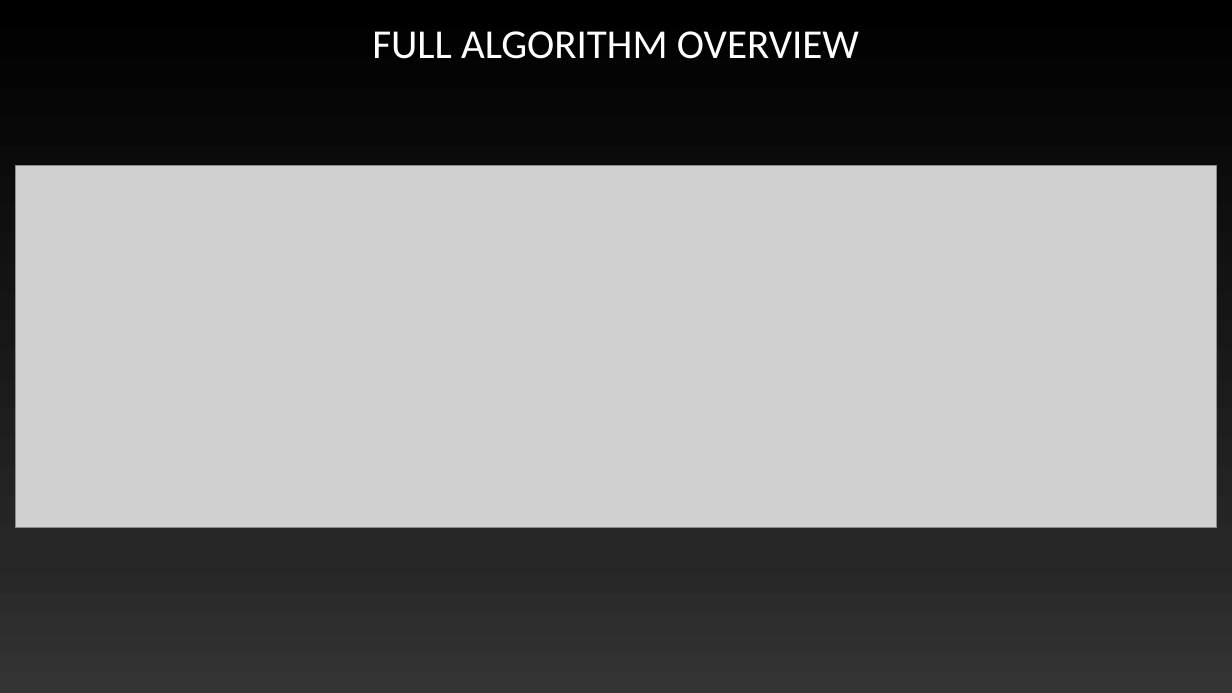
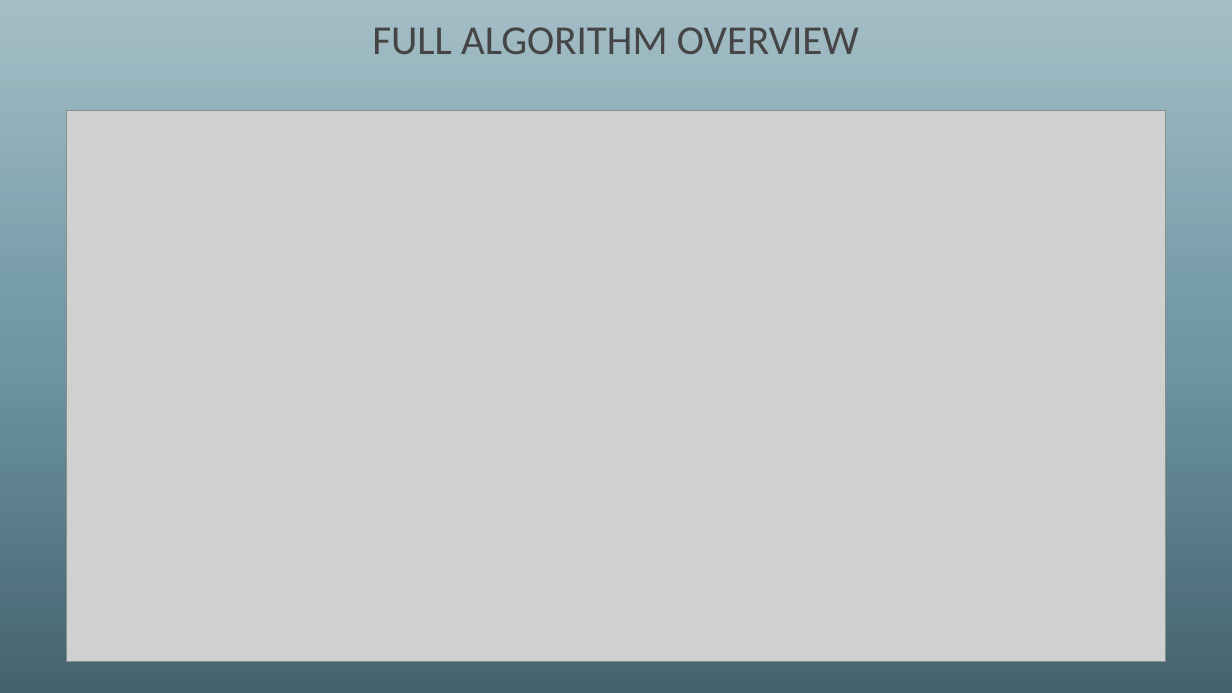
Before and after one commit to Maximus32/Reconfig-Canny, a slide deck: slide 4 of Deliverables/Canny edge detection – fpga speedup.pptx. Drawn at 1232x693 pixels with LibreOffice and Linux fonts; fonts in the diff are those of the drawing; grey boxes stand for pictures. Boxes give left, top, right and bottom in pixels: in the first picture for what was removed or moved away, otherwise in the second. Text is boxed around its words. In the diff, an @@ line names an element or a change of style, - is before the commit and + after.

```diff
--- a/Deliverables/Canny edge detection – fpga speedup.pptx
+++ b/Deliverables/Canny edge detection – fpga speedup.pptx
@@ background gradient #000000 to #262626 to #343434 to gradient #44636D to #6D95A3 to #A4BEC6 @@
@@ title "FULL ALGORITHM OVERVIEW" at (x1=372, y1=27, x2=859, y2=54): text colour #FFFFFF to #454545 @@
@@ picture resized from (x1=15, y1=165, x2=1216, y2=527) to (x1=67, y1=110, x2=1165, y2=661) @@
```
Also in this commit, not shown: 3 other slides changed, 1 slide added, 3 slides removed.
